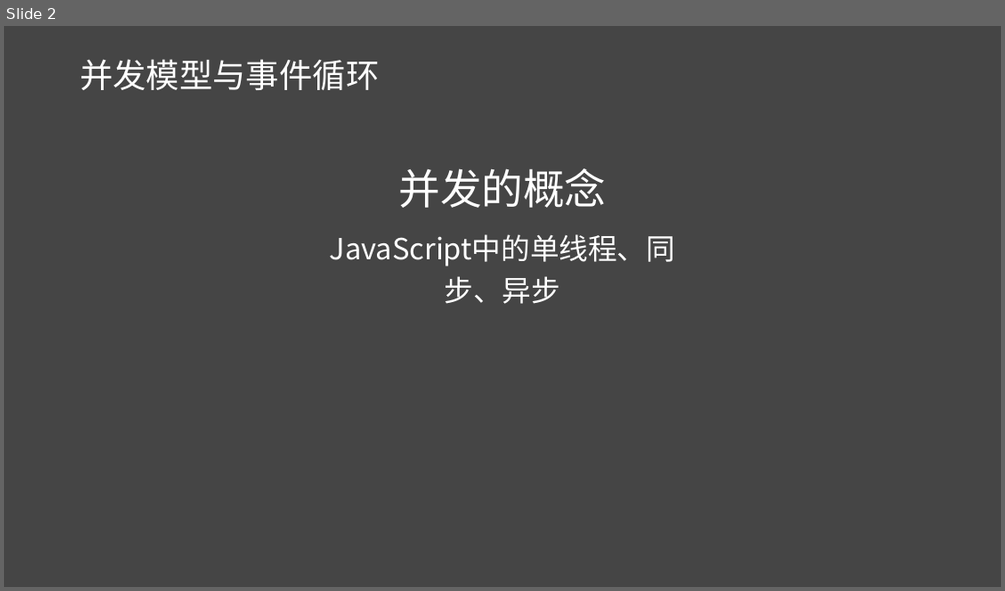
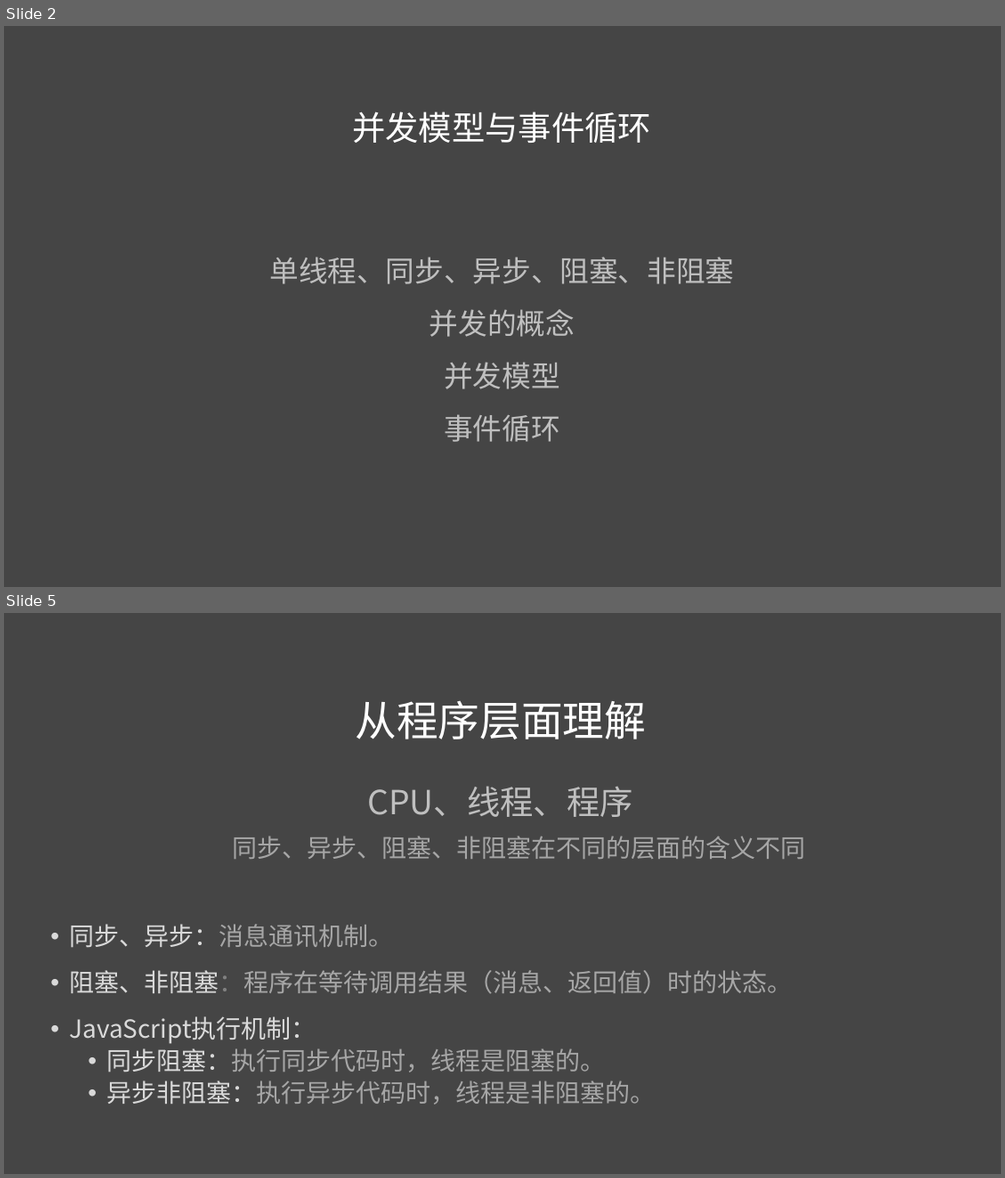
Before and after one commit to liuweiGL/share, a slide deck: ppt/JavaScript基础二.pptx. Shown one above the other, each under a label of ours: slide 2 before the commit, slides 2 and 5 after it; the slides between them are not shown. The pictures are 1005x591 and 1005x1178 pixels, drawn with LibreOffice and Linux fonts; fonts in the diff are those of the drawing. Boxes give left, top, right and bottom in pixels: in the first picture for what was removed or moved away, otherwise in the second. Text is boxed around its words. In the diff, an @@ line names an element or a change of style, - is before the commit and + after.

```diff
--- a/ppt/JavaScript基础二.pptx
+++ b/ppt/JavaScript基础二.pptx
@@ slide 5 added at (x1=4, y1=613, x2=1001, y2=1174), background #454545 @@
@@ text added at (x1=233, y1=701, x2=806, y2=859), 24 pt, text #A6A6A6 @@
+从程序层面理解
+CPU、线程、程序
+  同步、异步、阻塞、非阻塞在不同的层面的含义不同
@@ text added at (x1=69, y1=924, x2=792, y2=1104), 24 pt, text #A6A6A6 @@
+• 同步、异步：消息通讯机制。
+• 阻塞、非阻塞：程序在等待调用结果（消息、返回值）时的状态。
+• JavaScript执行机制：
+  • 同步阻塞：执行同步代码时，线程是阻塞的。
+  • 异步非阻塞：执行异步代码时，线程是非阻塞的。
@@ slide 2 changed as well @@
@@ title "并发模型与事件循环" moved from (x1=80, y1=59, x2=379, y2=90) to (x1=352, y1=111, x2=651, y2=143) @@
@@ title "并发模型与事件循环" at (x1=352, y1=111, x2=651, y2=143): alignment left to centre @@
@@ text "单线程、同步、异步、阻塞、非阻塞" moved from (x1=330, y1=168, x2=675, y2=304) to (x1=269, y1=257, x2=734, y2=442) @@
@@ text at (x1=269, y1=257, x2=734, y2=284): paragraph added @@
+单线程、同步、异步、阻塞、非阻塞
@@ text at (x1=429, y1=309, x2=574, y2=337): size 40 to 28 pt, text colour #FFFFFF to #BFBFBF in "并发的概念" @@
@@ text at (x1=444, y1=362, x2=560, y2=442): text changed; text colour #FFFFFF to #BFBFBF @@
-JavaScript中的单线程、同步、异步
+并发模型
+事件循环
```
Also in this commit, not shown: 1 other slide changed, 3 other slides added.
